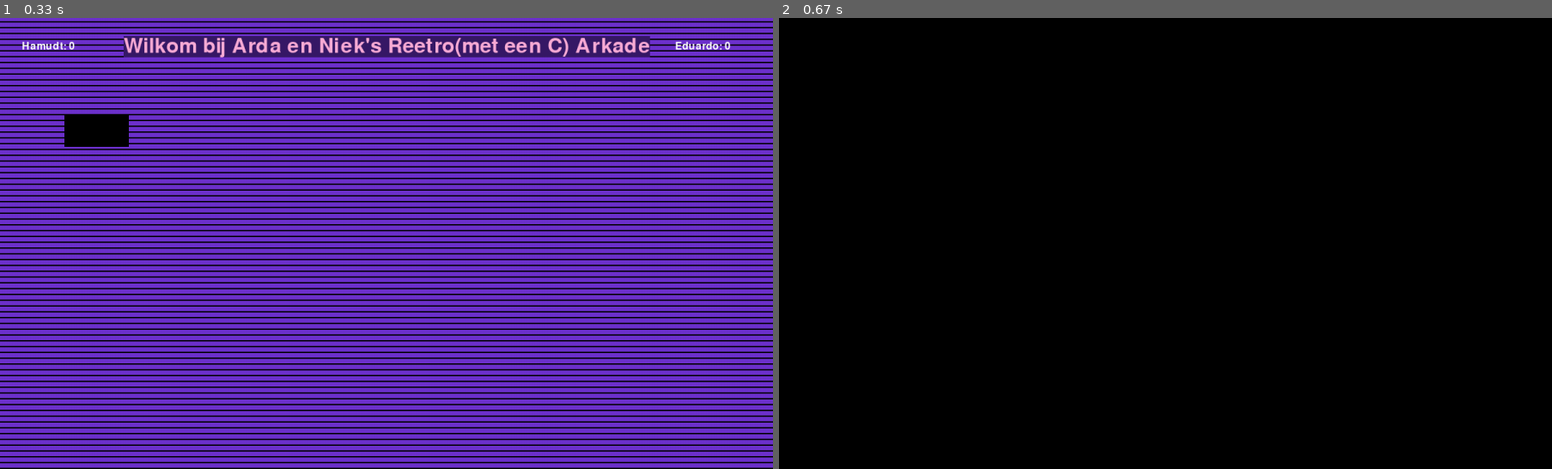
Above: before the commit, frames 1-2 (left to right).
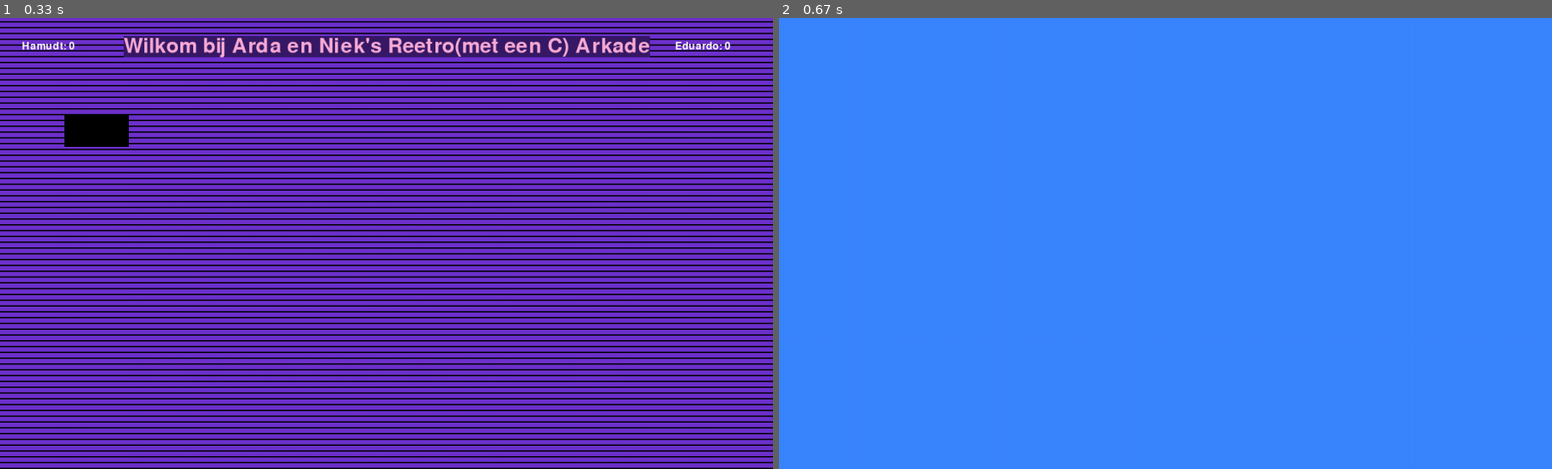
Above: after the commit, the same moments.

Repository: ardaboyroo/InformaticaPyGame
Game: pygame game, started from main.py
Two runs of this game, one before a commit and one after it. Both use one fixed random seed, a clock stepped at 60 frames per second and the inputs below.
Inputs (mouse positions are in pixels of both pictures, inside the frame that each line leads up to):
- Up to frame 1 (0.33 s): no input
- Up to frame 2 (0.67 s): press the mouse at (871, 130) at 0.37 s; move the mouse to (902, 238) at 0.47 s; release the mouse at (925, 347) at 0.6 s

Frame 1 is identical in both runs. In frame 2, 100% of the frame differs, in the area x 0-100%, y 0-100%.

Commit message:
Update main.py

Diff:
--- a/main.py
+++ b/main.py
@@ -1,11 +1,10 @@
 import pygame
-import math
-import random
 
 pygame.init()
 pygame.mixer.init()
 oofSound = pygame.mixer.Sound("roblox-death-sound_1.mp3")
 hitSound = pygame.mixer.Sound("hitmarker_2.mp3")
+hitSoundDeb = False
 
 ScreenWidth = 1200  # De breedte van het scherm in pixels
 ScreenHeight = 700  # De hoogte van het scherm in pixels
@@ -16,7 +15,7 @@
 
 IsRunning = True  # Een boolean voor de while loop
 win = pygame.display.set_mode((ScreenWidth, ScreenHeight))  # Breedte en Hoogte van het scherm in aantal pixels
-pygame.display.set_caption("Arda en Nieks reetro Arkade")
+pygame.display.set_caption("Arda en Nieks reetro Arkade")   # De caption van de window
 
 # De volgende Variables zijn de kleuren van de gekozen ColourScheme
 Black = (0, 0, 0)
@@ -29,7 +28,6 @@
 
 # De volgende Variables zijn de Main Data
 Menu = True
-
 BigFont = pygame.font.Font("freesansbold.ttf", 32)
 MediumFont = pygame.font.Font("freesansbold.ttf", 24)
 SmallFont = pygame.font.Font("freesansbold.ttf", 16)
@@ -40,67 +38,65 @@
 
 # De volgende Variables zijn de bool values voor de games
 Game1 = False
-
-Deb = False
-Debounce = 0
+Game2 = False
+Game3 = False
+Game4 = False
+Game5 = False
+Game6 = False
 
 while IsRunning:
     pygame.time.delay(33)  # Framerate in 1/milliseconden
-    Key = pygame.key.get_pressed()
 
     for event in pygame.event.get():
-        if event.type == pygame.QUIT:
+        if event.type == pygame.QUIT:   # if statement om de game af te sluiten met de rode kruis
             IsRunning = False
+        if event.type == pygame.MOUSEBUTTONDOWN and not hitSoundDeb:    # if statement for de hit sound
+            hitSound.play()
+            hitSoundDeb = True
+        if event.type == pygame.MOUSEBUTTONUP:
+            hitSoundDeb = False
 
-    if Deb:     # Debounce
-        Debounce += 1
-
-    ScorePoneTxt = SmallFont.render("Hamudt: "+str(ScorePone),True,White)   # Update de score van Hamudt
-    ScorePtwoTxt = SmallFont.render("Eduardo: "+str(ScorePtwo),True,White)  # Update de score van Eduardo
+    ScorePoneTxt = SmallFont.render("Hamudt: "+str(ScorePone), True, White)   # Update de score van Hamudt
+    ScorePtwoTxt = SmallFont.render("Eduardo: "+str(ScorePtwo), True, White)  # Update de score van Eduardo
 
     win.fill(Black)     # Als er niks actief is is de achtergrond zwart
 
+    Key = pygame.key.get_pressed()
     if Key[pygame.K_ESCAPE]:
         Menu = True
         Game1 = False
-    if Key[pygame.K_r]:
+        Game2 = False
+        Game3 = False
+        Game4 = False
+        Game5 = False
+        Game6 = False
+    if Key[pygame.K_y]:
         if Menu:
-            if not Deb:
+            if ScorePone > 0 or ScorePtwo > 0:
                 ScorePone = 0
                 ScorePtwo = 0
-                Deb = True
-            elif Deb and Debounce >= 60:
-                Debounce = 0
-                Deb = False
 
     if Menu:
         win.fill(MainPurple)
         for x in range(1, 85):  # Deze for-loop zorgt voor een "Retro Scan Lines" effect
             pygame.draw.rect(win, Black, (0, (x * 9 - 4), ScreenWidth, 2))
 
-        win.blit(ScorePoneTxt,ScorePoneTxt.get_rect(center=(ScreenWidth/16,ScreenHeight/16)))
-        win.blit(ScorePtwoTxt, ScorePtwoTxt.get_rect(center=(ScreenWidth/1.1 , ScreenHeight / 16)))
+        win.blit(ScorePoneTxt, ScorePoneTxt.get_rect(center=(ScreenWidth/16, ScreenHeight/16)))     # Draw de score van Hamudt
+        win.blit(ScorePtwoTxt, ScorePtwoTxt.get_rect(center=(ScreenWidth/1.1, ScreenHeight / 16)))  # Draw de score van Eduardo
         win.blit(TitleTxt, TitleTxt.get_rect(center=(ScreenWidth / 2, ScreenHeight / 16)))
 
-        Game1Icon = pygame.draw.rect(win, Black, (100,150,100,50))
+        Game1Icon = pygame.draw.rect(win, Black, (100, 150, 100, 50))
 
         if pygame.mouse.get_pressed()[0]:
             MouseX = pygame.mouse.get_pos()[0]
             MouseY = pygame.mouse.get_pos()[1]
-
-            if not Deb:
-                hitSound.play()
-                Deb = True
-            elif Deb and Debounce >= 4:
-                Debounce = 0
-                Deb = False
 
             if 100 <= MouseX <= 200 and 150 <= MouseY <= 200:
                 Menu = False
                 Game1 = True
 
     if Game1:
-        print()
+        win.fill(Blue)
 
     pygame.display.update()
 pygame.quit()
